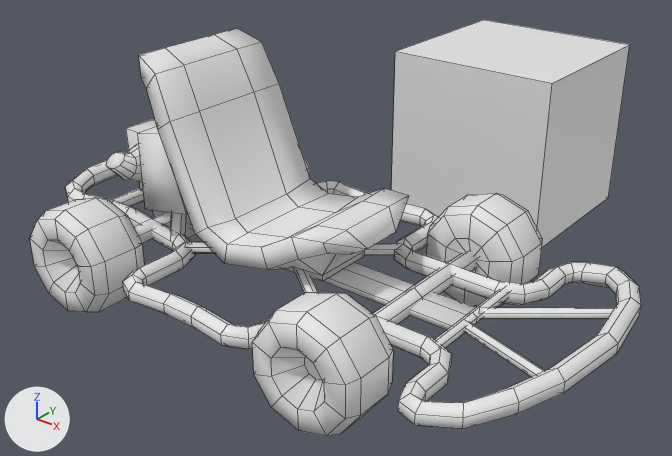
One commit to the Blender file Trees/Assets/Models/Go Kart/Go Kart.blend: the scene before it, then after it.
Camera for both pictures: a 50 mm lens placed at (5.12, -5.76, 3.88), pointed at (-0.23, 0.93, -0.27). The lights are fixed; the arrows at lower left show +X, +Y and +Z. The older version comes first. Mesh edges are drawn as thin lines.

Names of what the first picture shows: 'Cube', 'Go Kart', 'Kart Chair', 'Kart Engine', 'Kart Tyre', 'Kart Tyre.001', 'Kart Tyre.002' and 1 more.
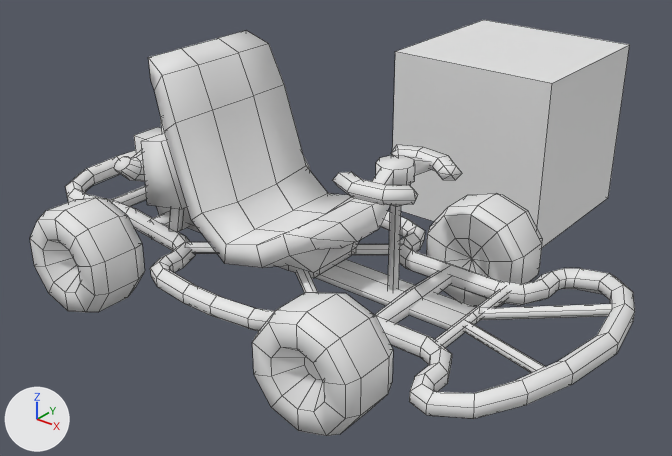
Changed parts and their boxes [x1, y1, x2, y2] in the pictures (672 x 456 px; the box of a moved part takes in the faces that stretch with it):
```json
{"object": "Go Kart", "change": "reshaped", "before": [66, 160, 641, 429], "after": [66, 150, 635, 419]}
{"object": "Kart Chair", "change": "reshaped", "before": [139, 28, 409, 282], "after": [148, 30, 390, 278], "on screen": "10% narrower"}
{"object": "Steering Wheel", "change": "added", "after": [333, 145, 462, 291]}
{"object": "Kart Engine", "change": "rescaled", "before": [106, 119, 195, 238], "after": [114, 116, 192, 232]}
{"part": 1, "of": "me_cube_001", "change": "moved or reshaped", "before": [123, 181, 641, 429], "after": [149, 193, 635, 419]}
```

Edits to the scene script, one JSON object a line:
```json
{"block": "me_cube_001", "where": "# used by ob_go_kart; location = (0.0, 0.0, 0.0)"}
{"op": "remove", "block": "me_cube_001", "code": "me_cube_001.from_pydata(...)  # 266 vertices, 229 faces; spans x -2.54..3.14, y -0.63..1.48, z -0.2..0.25"}
{"op": "add", "block": "me_cube_001", "code": "me_cube_001.from_pydata(...)  # 266 vertices, 227 faces; spans x -2.54..3.14, y -0.63..1.24, z -0.2..0.25"}
{"block": "me_cube_001", "change": "me_cube_001 part 1"}
{"block": "me_cube_001", "change": "2 faces are deleted"}
{"block": "me_cube_001", "change": "36 vertices in x -0.81..0.84, y 1.18..1.48, z -0.2..0.01 move by (0.0, -0.31, 0.0)"}
{"block": "me_cube_001", "change": "16 vertices in x 2.12..2.64, y 1.16..1.38, z -0.2..0.1 move by (0.0, -0.14, 0.0)"}
{"block": "me_cube_001", "change": "12 vertices in x 2.75..3.04, y 0.59..1.01, z -0.03..0.22 move by (0.0, -0.12, 0.0)"}
{"block": "me_cube_001", "change": "8 vertices in x -0.17..0.16, y 1.26..1.43, z -0.14..-0.05 move by (0.0, -0.21, 0.0)"}
{"block": "me_cube_001", "change": "6 vertices in x -1.41..-1.24, y 1.01, z -0.16..0.05 move by (0.0, -0.46, 0.0)"}
{"block": "me_cube_001", "change": "6 vertices in x 2.04..2.21, y 1.1, z -0.2..0.01 move by (0.0, -0.11, 0.0)"}
{"block": "me_cube_001", "change": "18 vertices move from x -0.17..3.01, y 0.59..1.35, z -0.2..0.12 to x -0.17..2.96, y 0.56..1.15, z -0.2..0.16"}
{"block": "me_cube_003", "where": "# used by ob_kart_chair; location = (-0.371, 0.0, 0.204)"}
{"op": "remove", "block": "me_cube_003", "code": "me_cube_003.from_pydata(...)  # 80 vertices, 82 faces; spans x -1.04..1.39, y -0.7..0.7, z -0.27..1.49"}
{"op": "add", "block": "me_cube_003", "code": "me_cube_003.from_pydata(...)  # 92 vertices, 92 faces; spans x -0.89..1.23, y -0.7..0.7, z -0.27..1.49"}
{"block": "me_cube_003", "change": "me_cube_003 part 2: the whole mesh is rebuilt"}
{"block": "me_cube_004", "where": "# used by ob_kart_engine; location = (-1.465, 0.0, 0.0)"}
{"op": "remove", "block": "me_cube_004", "code": "me_cube_004.from_pydata(...)  # 134 vertices, 107 faces; spans x -0.479..0.789, y -0.781..0.693, z -0.235..1.044"}
{"op": "add", "block": "me_cube_004", "code": "me_cube_004.from_pydata(...)  # 134 vertices, 107 faces; spans x -0.381..0.69, y -0.735..0.646, z -0.136..0.944"}
{"block": "me_cube_004", "change": "me_cube_004 part 3: the whole mesh is scaled about its middle by (0.844, 0.937, 0.844)"}
{"op": "add", "block": "me_torus", "code": ["me_torus = bpy.data.meshes.new('Torus')", "me_torus.from_pydata(...)  # 99 vertices, 101 faces; spans x -0.319..0.409, y -0.541..0.541, z -1.316..0.098", "me_torus.polygons.foreach_set('use_smooth', [True] * 101)"]}
{"op": "add", "block": "ob_steering_wheel", "code": ["ob_steering_wheel = bpy.data.objects.new('Steering Wheel', me_torus)", "ob_steering_wheel.location = (1.147, 0.0, 0.987)"]}
```
